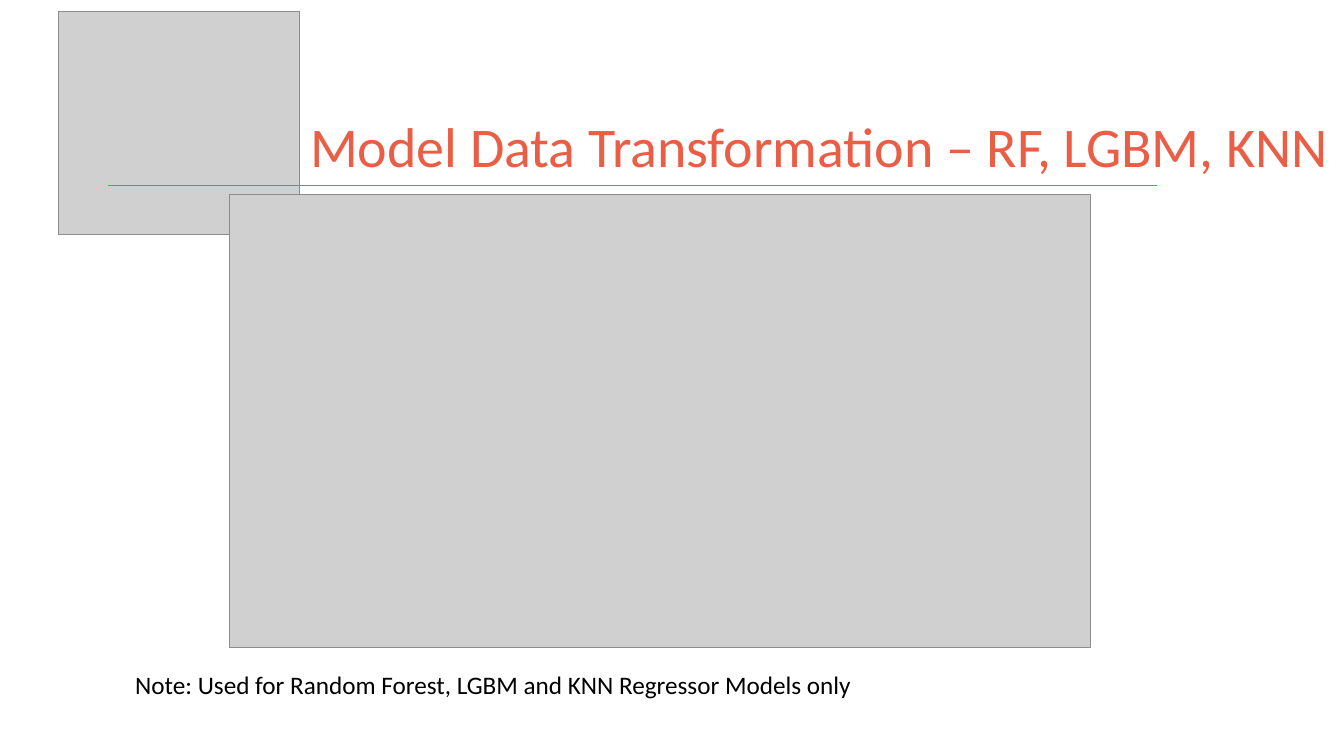
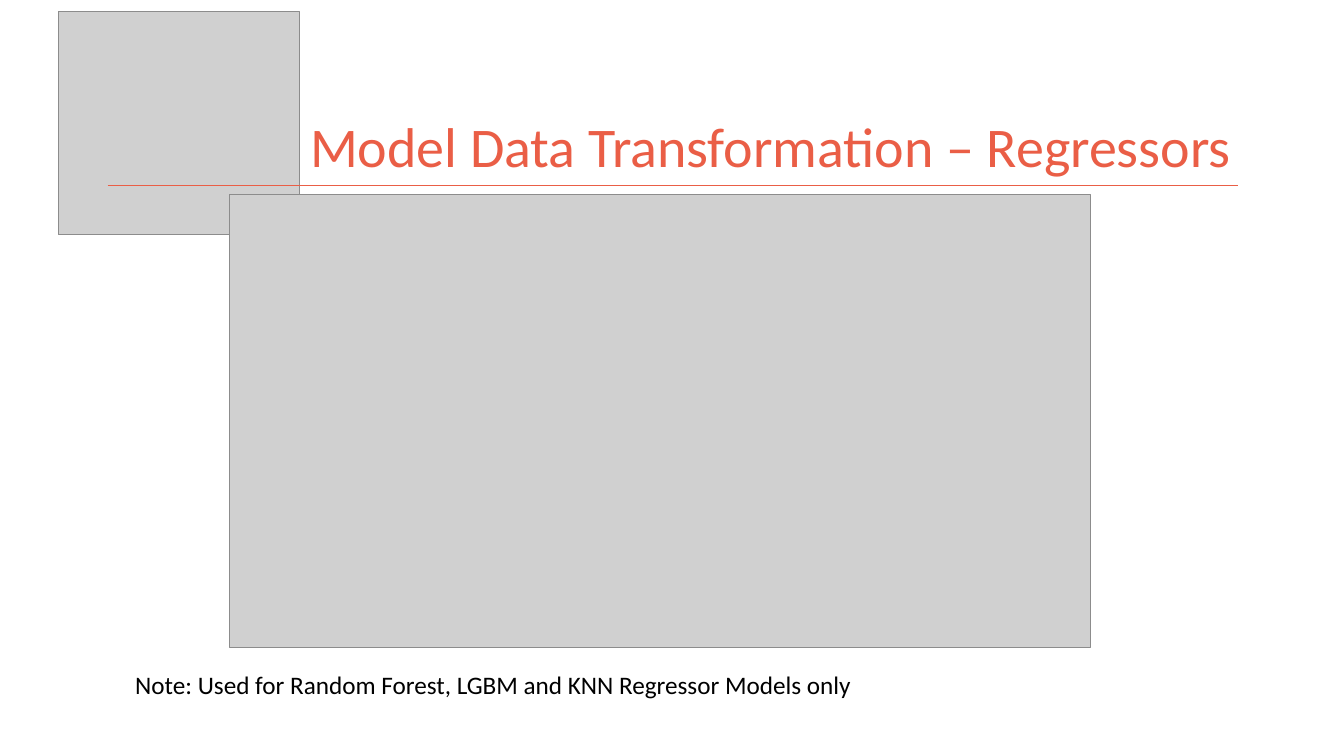
Before and after one commit to kman4/AirbnbPredictions, a slide deck: slide 9 of Airbnb Price Predictions (Model).pptx. Drawn at 1344x756 pixels with LibreOffice and Linux fonts; fonts in the diff are those of the drawing; grey boxes stand for pictures. Boxes give left, top, right and bottom in pixels: in the first picture for what was removed or moved away, otherwise in the second. Text is boxed around its words. In the diff, an @@ line names an element or a change of style, - is before the commit and + after.

```diff
--- a/Airbnb Price Predictions (Model).pptx
+++ b/Airbnb Price Predictions (Model).pptx
@@ title at (x1=310, y1=128, x2=1231, y2=177): text changed @@
-Model Data Transformation – RF, LGBM, KNN
+Model Data Transformation – Regressors
@@ line moved from (108, 186) - (1157, 186) to (108, 186) - (1239, 186) @@
```
Also in this commit, not shown: 11 other slides changed, 4 other files.
